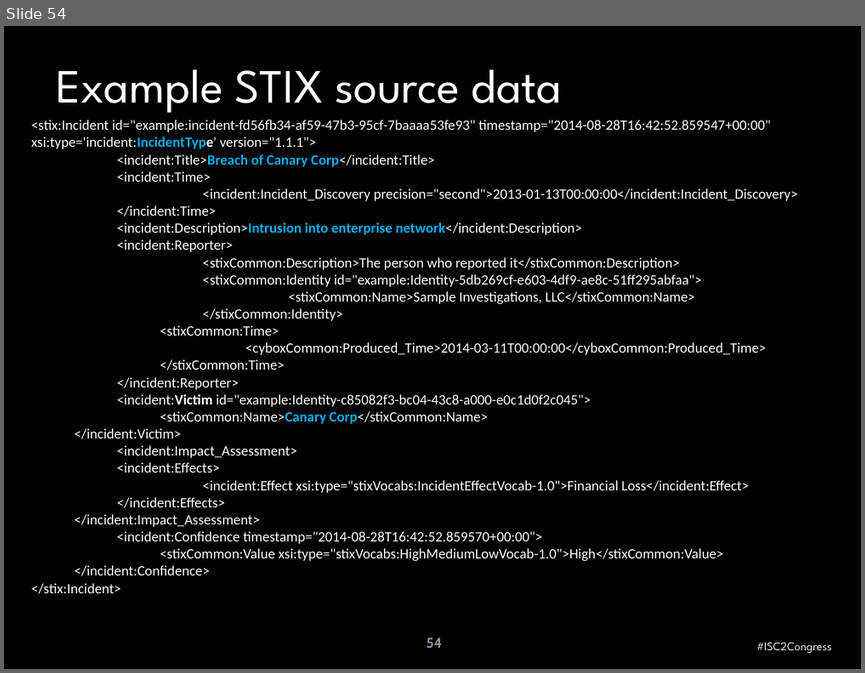
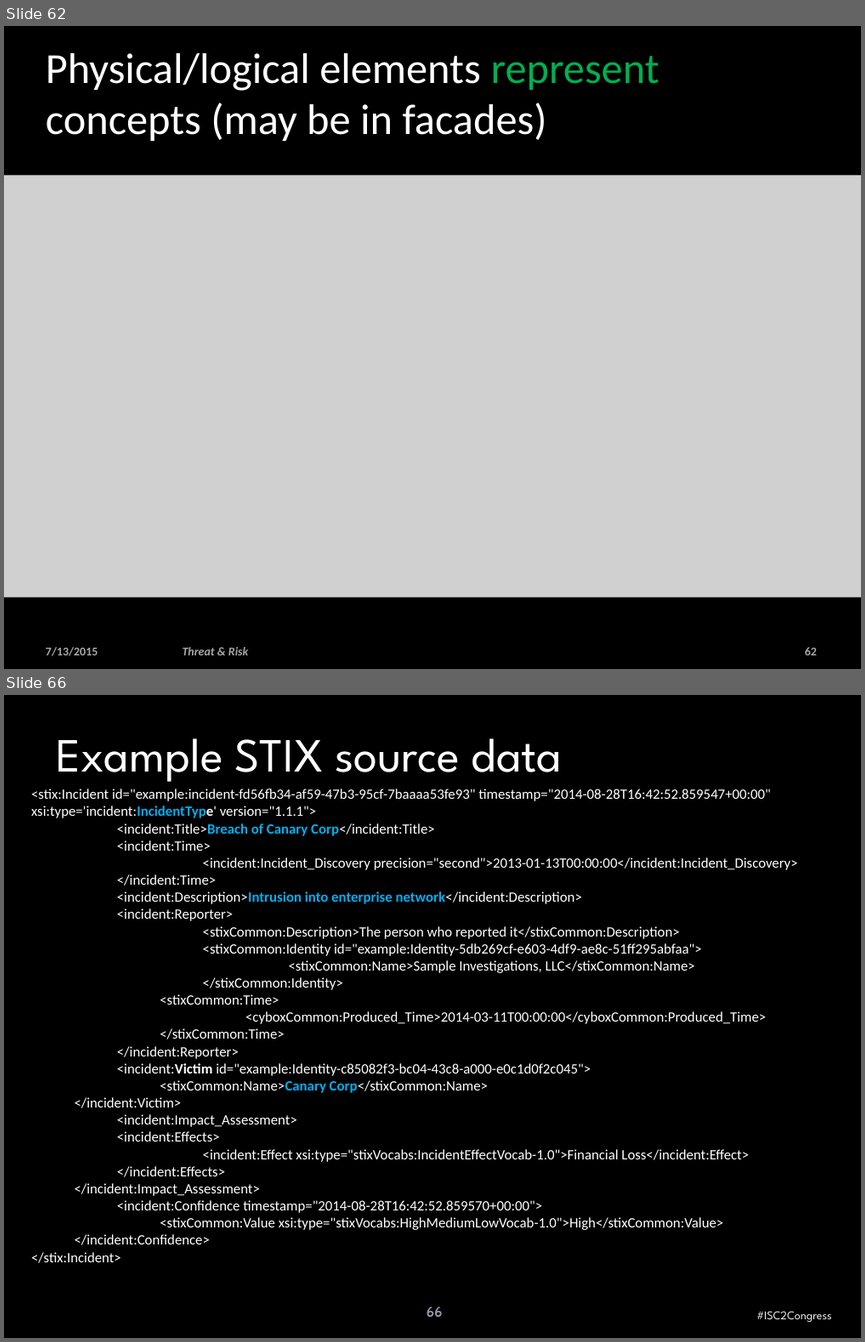
Before and after one commit to omg-threat-modeling/phase1, a slide deck: Team/Threat-risk -enguagement.pptx. Shown one above the other, each under a label of ours: slide 54 before the commit, slides 62 and 66 after it; the slides between them are not shown. The pictures are 865x673 and 865x1342 pixels, drawn with LibreOffice and Linux fonts; fonts in the diff are those of the drawing; grey boxes stand for pictures; background and template pictures are left out. Boxes give left, top, right and bottom in pixels: in the first picture for what was removed or moved away, otherwise in the second. Text is boxed around its words. In the diff, an @@ line names an element or a change of style, - is before the commit and + after.

```diff
--- a/Team/Threat-risk -enguagement.pptx
+++ b/Team/Threat-risk -enguagement.pptx
@@ slide 62 added at (4, 26, 861, 669), background picture (left out) @@
@@ rectangle added at (4, 26, 861, 669), fill #000000 at 50% opacity @@
@@ title added at (46, 53, 659, 141), 36 pt, text #FFFFFF @@
+Physical/logical elements represent concepts (may be in facades)
@@ picture added at (4, 175, 861, 596) @@
@@ text added at (46, 646, 98, 656), 10 pt, text #FFFFFF at 65% opacity, bold @@
+7/13/2015
@@ text added at (182, 646, 248, 655), 10 pt, text #FFFFFF at 65% opacity, bold, italic @@
+Threat & Risk
@@ page number added at (805, 646, 817, 655), 10 pt, text #FFFFFF at 65% opacity, bold @@
+62
@@ what was slide 54 is now slide 66 @@
@@ page number at (426, 1306, 443, 1316): text changed @@
-54
+66
```
Also in this commit, not shown: 49 slides changed, 25 other slides added, 8 slides removed, 2 other files.
